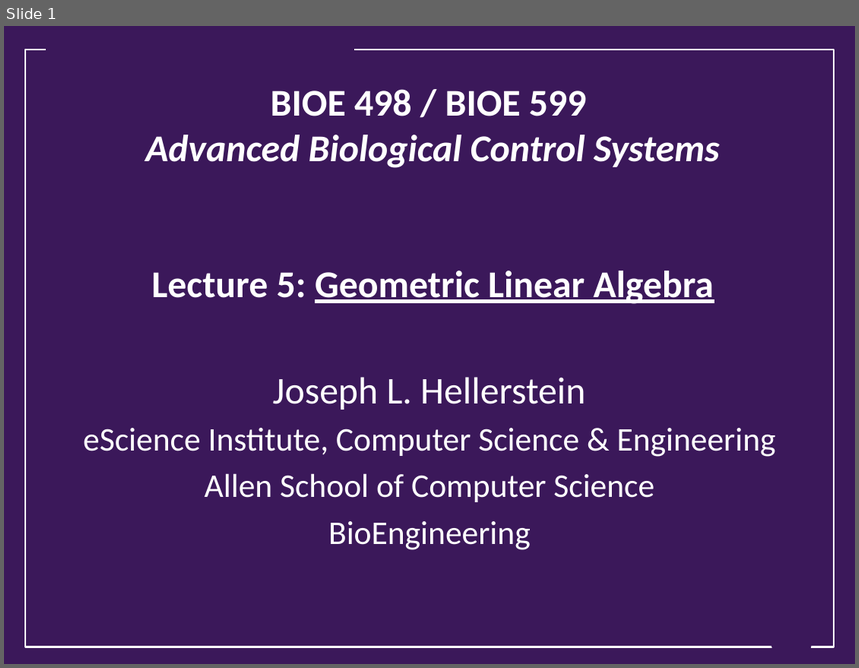
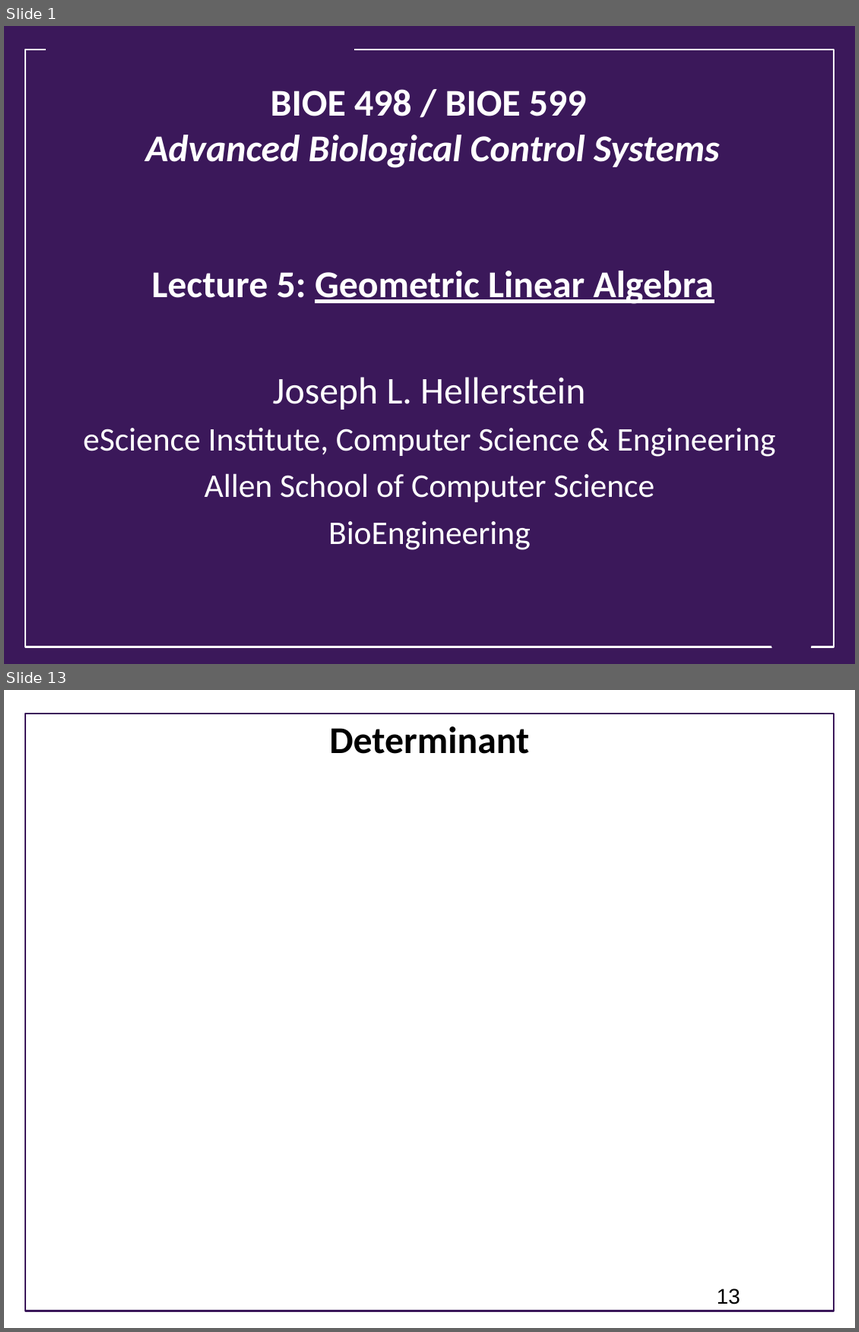
Before and after one commit to joseph-hellerstein/advanced-controls-lectures, a slide deck: Lecture_4-Geometric-Linear-Algebra/Geometric-Linear-Algebra.pptx. Shown one above the other, each under a label of ours: slide 1 before the commit, slides 1 and 13 after it; the slides between them are not shown. The pictures are 859x668 and 859x1332 pixels, drawn with LibreOffice and Linux fonts; fonts in the diff are those of the drawing; background and template pictures are left out. Boxes give left, top, right and bottom in pixels: in the first picture for what was removed or moved away, otherwise in the second. Text is boxed around its words. In the diff, an @@ line names an element or a change of style, - is before the commit and + after.

```diff
--- a/Lecture_4-Geometric-Linear-Algebra/Geometric-Linear-Algebra.pptx
+++ b/Lecture_4-Geometric-Linear-Algebra/Geometric-Linear-Algebra.pptx
@@ slide 13 added at [4, 690, 855, 1328], background #FFFFFF @@
@@ rectangle added at [25, 714, 834, 1312], outline #3B185A 1.75 pt @@
@@ title added at [329, 726, 529, 754], 32 pt, text #000000, bold @@
+Determinant
@@ page number added at [717, 1289, 740, 1305], 18 pt, text #000000 @@
+13
```
Also in this commit, not shown: 2 slides changed, 13 other slides added, 1 slide removed.
